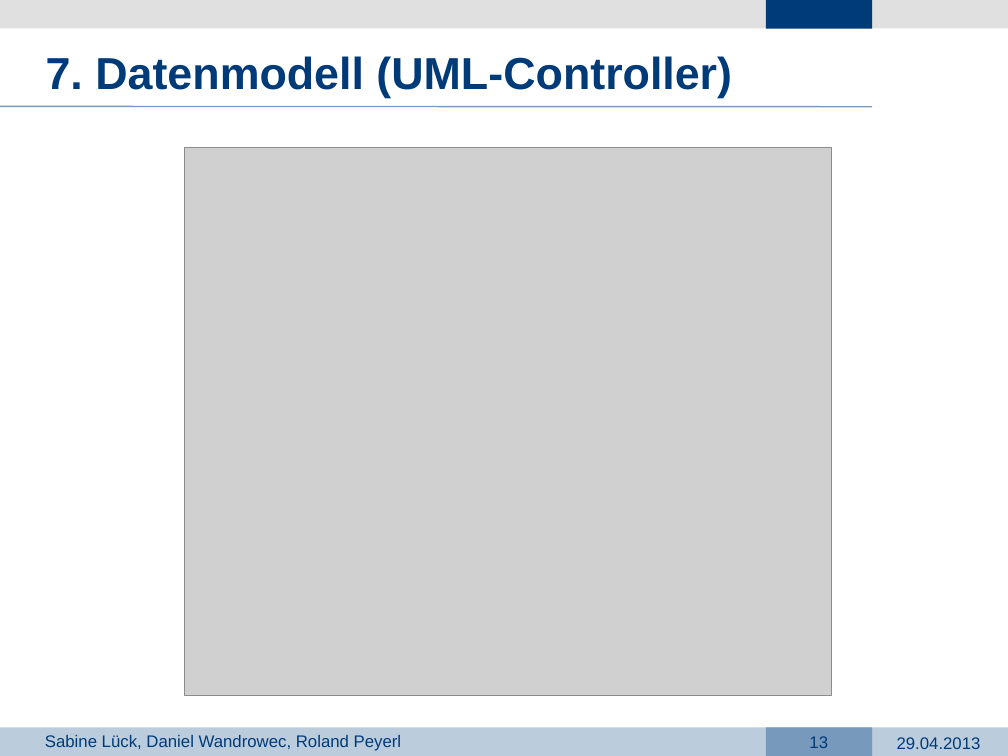
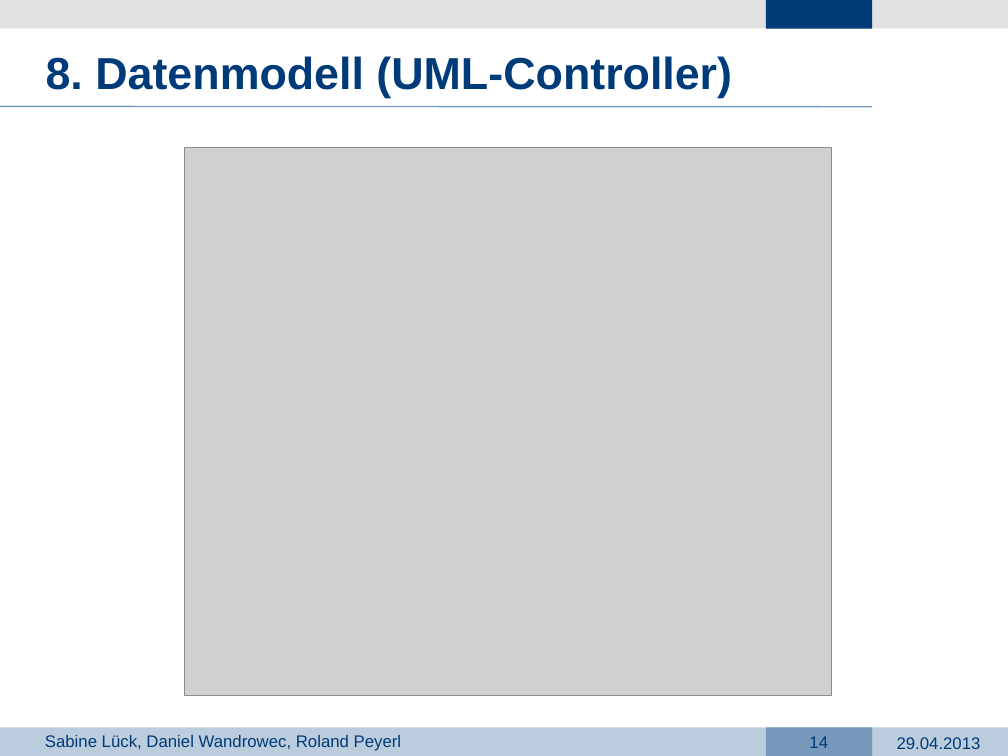
Before and after one commit to dark-saron/PRG4, a slide deck: slide 14 of Präsentation PRG4.pptx (slide 13 before the commit). Drawn at 1008x756 pixels with LibreOffice and Linux fonts; fonts in the diff are those of the drawing; grey boxes stand for pictures; background and template pictures are left out. Boxes give left, top, right and bottom in pixels: in the first picture for what was removed or moved away, otherwise in the second. Text is boxed around its words. In the diff, an @@ line names an element or a change of style, - is before the commit and + after.

```diff
--- a/Präsentation PRG4.pptx
+++ b/Präsentation PRG4.pptx
@@ text at box(46, 56, 732, 98): text changed @@
-7. Datenmodell (UML-Controller)
+8. Datenmodell (UML-Controller)
@@ page number at box(809, 736, 828, 748): text changed @@
-13
+14
```
Also in this commit, not shown: 11 other slides changed, 1 slide added.
